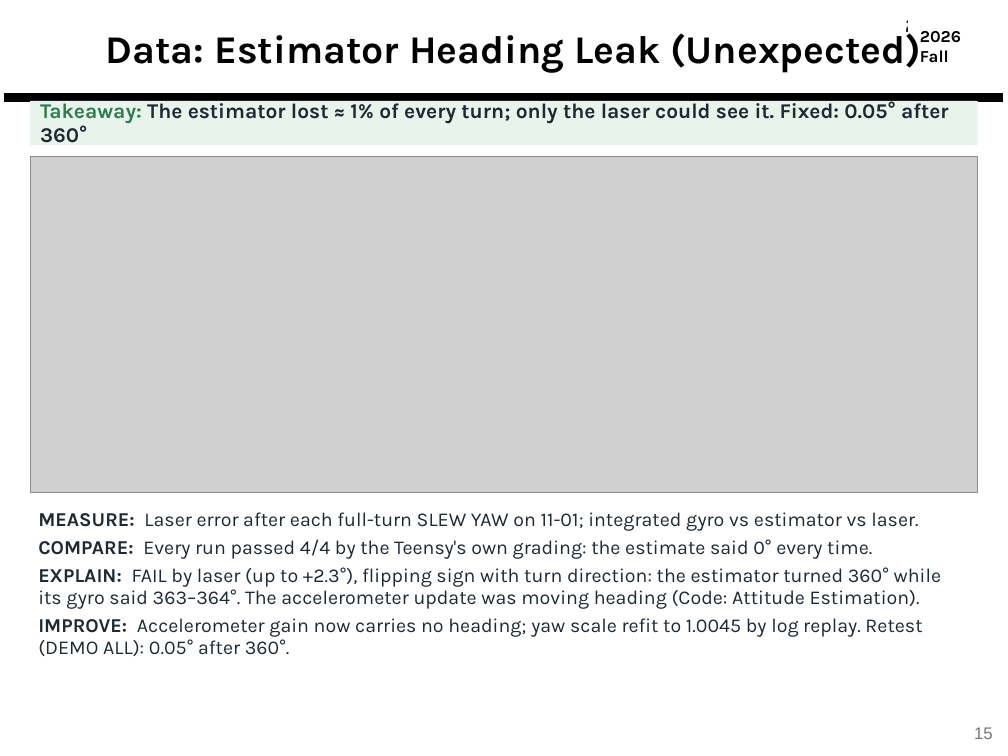
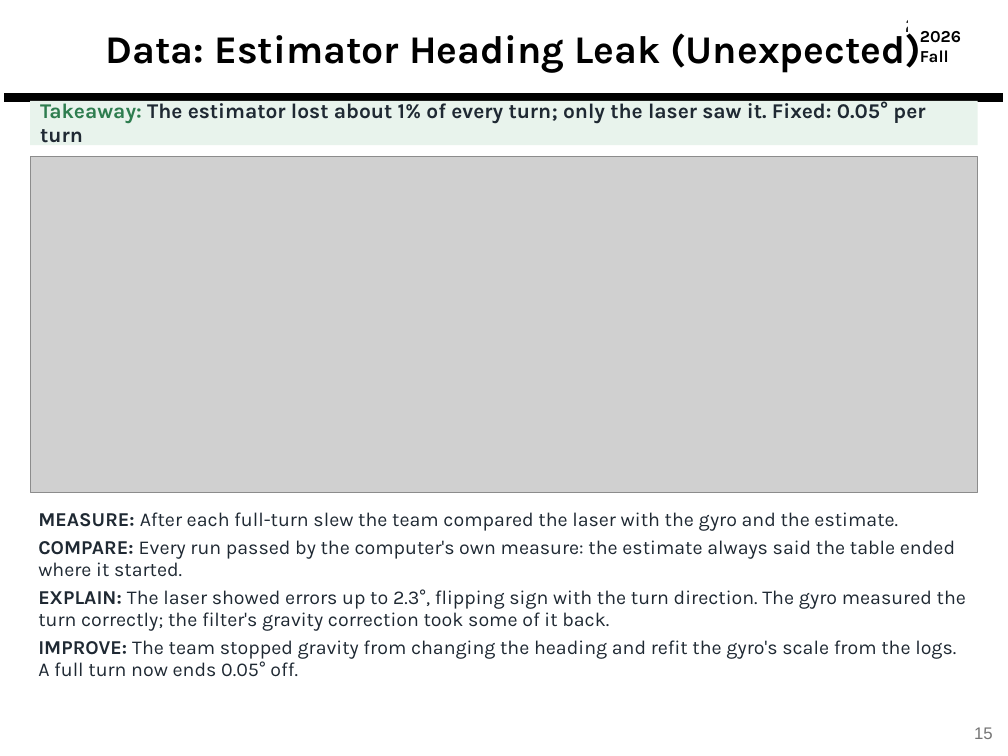
Before and after one commit to derek-weissinger-usafa/Astro-331-Lab-8, a slide deck: slide 15 of Reports/Astro 331 Lab 8_2_3 Body Final Pres.pptx. Drawn at 1008x756 pixels with LibreOffice and Linux fonts; fonts in the diff are those of the drawing; grey boxes stand for pictures; background and template pictures are left out. Boxes give left, top, right and bottom in pixels: in the first picture for what was removed or moved away, otherwise in the second. Text is boxed around its words. In the diff, an @@ line names an element or a change of style, - is before the commit and + after.

```diff
--- a/Reports/Astro 331 Lab 8_2_3 Body Final Pres.pptx
+++ b/Reports/Astro 331 Lab 8_2_3 Body Final Pres.pptx
@@ text in rectangle at <box>40,99,925,143</box>: text changed @@
-Takeaway: The estimator lost ≈ 1% of every turn; only the laser could see it. Fixed: 0.05° after 360°
+Takeaway: The estimator lost about 1% of every turn; only the laser saw it. Fixed: 0.05° per turn
@@ text at <box>38,512,966,677</box>: text changed @@
-MEASURE: Laser error after each full-turn SLEW YAW on 11-01; integrated gyro vs estimator vs laser.
-COMPARE: Every run passed 4/4 by the Teensy's own grading: the estimate said 0° every time.
-EXPLAIN: FAIL by laser (up to +2.3°), flipping sign with turn direction: the estimator turned 360° while its gyro said 363–364°. The accelerometer update was moving heading (Code: Attitude Estimation).
-IMPROVE: Accelerometer gain now carries no heading; yaw scale refit to 1.0045 by log replay. Retest (DEMO ALL): 0.05° after 360°.
+MEASURE: After each full-turn slew the team compared the laser with the gyro and the estimate.
+COMPARE: Every run passed by the computer's own measure: the estimate always said the table ended where it started.
+EXPLAIN: The laser showed errors up to 2.3°, flipping sign with the turn direction. The gyro measured the turn correctly; the filter's gravity correction took some of it back.
+IMPROVE: The team stopped gravity from changing the heading and refit the gyro's scale from the logs. A full turn now ends 0.05° off.
```
Also in this commit, not shown: 42 other slides changed, 2 other files.
